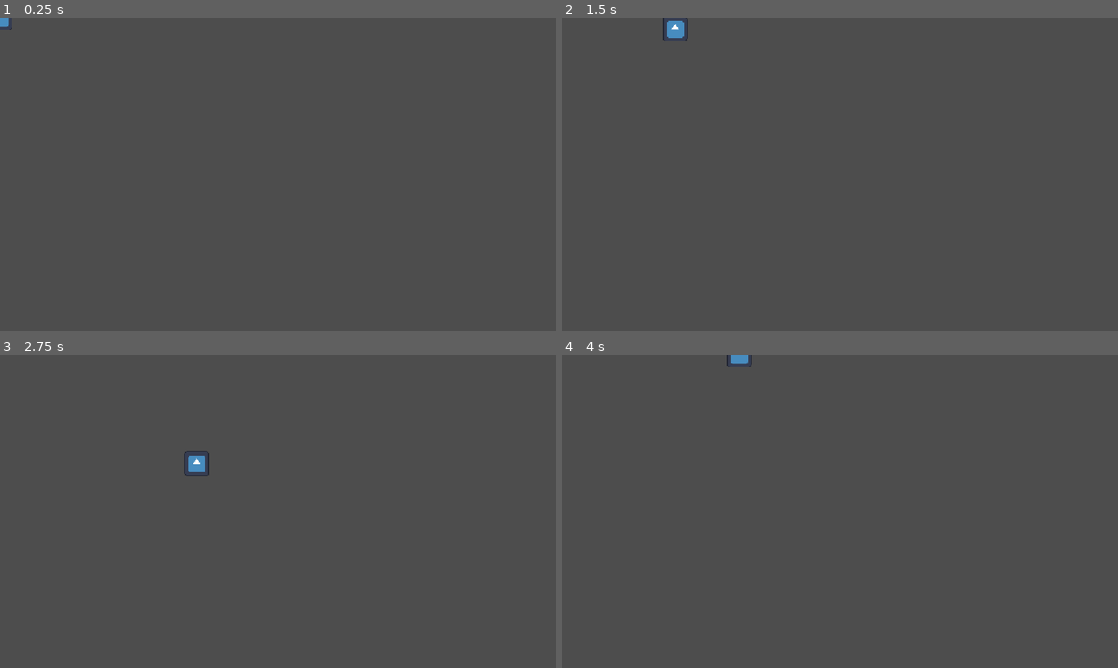
Above: before the commit, frames 1-4 (two rows, left to right).
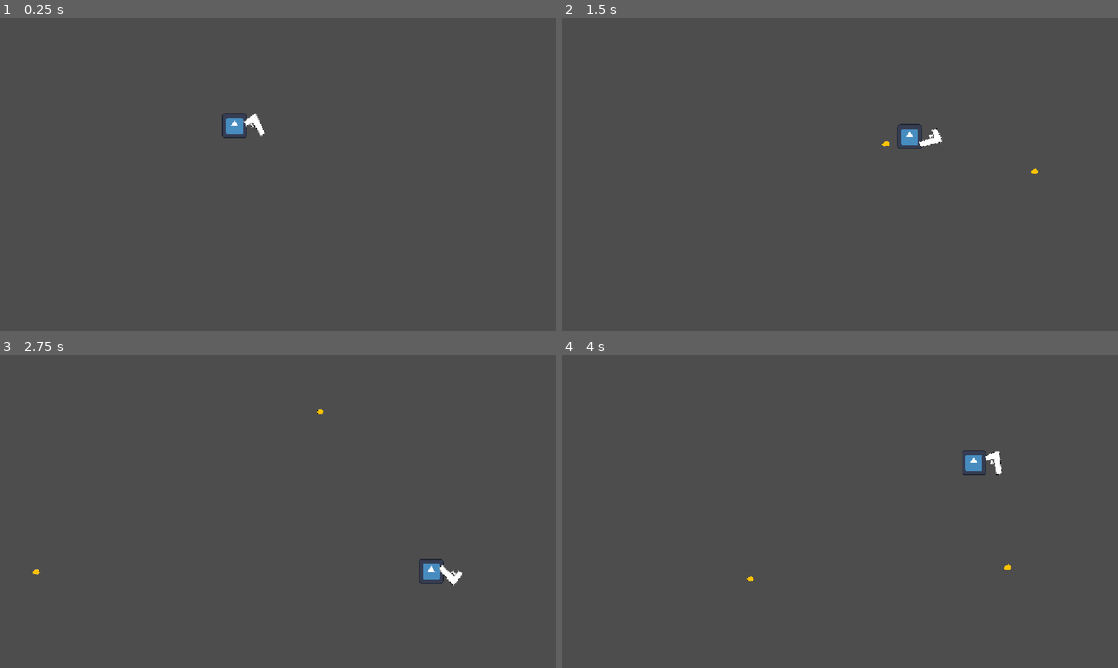
Above: after the commit, the same moments.

Repository: sinkinlimpson/IS-Project_Game-Development
Game: Godot game, scene res://testing_environment.tscn
Same seed, same stepped clock (60 frames per second), same inputs: the game is played once before the commit and once after it. Before the commit the project starts from res://player.tscn. The engine's default icon, where the game draws it, is replaced by a stand-in: a white triangle on a blue panel in a dark square.
Inputs (mouse positions are in pixels of both pictures, inside the frame that each line leads up to):
- Up to frame 1 (0.25 s): no input
- Up to frame 2 (1.5 s): tap Enter at 0.5 s; move the mouse to (962, 158) at 0.52 s; hold Right (ui_right) 0.53-1.28 s; click (962, 158) at 0.6 s; move the mouse to (728, 190) at 1.27 s; hold Down (ui_down) from 1.28 s (still down); click (728, 190) at 1.35 s
- Up to frame 3 (2.75 s): move the mouse to (333, 442) at 2.02 s; release Down (ui_down) at 2.03 s; hold Right (ui_right) from 2.03 s (still down); click (333, 442) at 2.1 s
- Up to frame 4 (4 s): move the mouse to (812, 574) at 2.77 s; release Right (ui_right) at 2.78 s; hold Up (ui_up) 2.78-3.53 s; click (812, 574) at 2.85 s; move the mouse to (1006, 558) at 3.52 s; hold Left (ui_left) from 3.53 s (still down); click (1006, 558) at 3.6 s

The runs differ from the first frame. In frame 1, 0.4% of the frame differs, in the area x 0-48%, y 0-39%; in frame 2, 0.6%; in frame 3, 0.6%, in the area x 5-84%, y 17-74%; in frame 4, 0.5%.

Commit message:
Added basic bullet and shooting functionality

Diff:
--- /dev/null
+++ b/bullet.gd
@@ -0,0 +1,7 @@
+extends Node2D
+
+@export var speed: float = 500.0
+@export var direction: Vector2 = Vector2.RIGHT
+
+func _process(delta):
+	position += direction * speed * delta
--- /dev/null
+++ b/bullet.tscn
@@ -0,0 +1,22 @@
+[gd_scene format=3 uid="uid://5ccb4yah6npn"]
+
+[ext_resource type="Texture2D" uid="uid://csbixjfsw8lom" path="res://bullet.png" id="1_v7oki"]
+[ext_resource type="Script" uid="uid://b3ukmdnkfvf2d" path="res://bullet.gd" id="1_v8qja"]
+
+[sub_resource type="CircleShape2D" id="CircleShape2D_ehluv"]
+radius = 7.071068
+
+[node name="Bullet" type="Node2D" unique_id=1441795833]
+script = ExtResource("1_v8qja")
+
+[node name="Area2D" type="Area2D" parent="." unique_id=432419406]
+
+[node name="Sprite2D" type="Sprite2D" parent="Area2D" unique_id=559522904]
+texture_filter = 1
+position = Vector2(0, -1)
+scale = Vector2(0.2, 0.2)
+texture = ExtResource("1_v7oki")
+
+[node name="CollisionShape2D" type="CollisionShape2D" parent="Area2D" unique_id=1377392727]
+position = Vector2(0, -1)
+shape = SubResource("CircleShape2D_ehluv")
--- a/project.godot
+++ b/project.godot
@@ -11,7 +11,7 @@
 [application]
 
 config/name="IS-project"
-run/main_scene="uid://u4pcbk50goal"
+run/main_scene="uid://0vitdr60kvl7"
 config/features=PackedStringArray("4.7", "GL Compatibility")
 config/icon="res://icon.svg"
 
@@ -19,6 +19,14 @@
 
 window/stretch/mode="canvas_items"
 window/stretch/aspect="expand"
+
+[input]
+
+mouse_click={
+"deadzone": 0.2,
+"events": [Object(InputEventMouseButton,"resource_local_to_scene":false,"resource_name":"","device":-1,"window_id":0,"alt_pressed":false,"shift_pressed":false,"ctrl_pressed":false,"meta_pressed":false,"button_mask":0,"position":Vector2(0, 0),"global_position":Vector2(0, 0),"factor":1.0,"button_index":1,"canceled":false,"pressed":false,"double_click":false,"script":null)
+]
+}
 
 [physics]
 
--- a/testing_environment.tscn
+++ b/testing_environment.tscn
@@ -1,8 +1,14 @@
 [gd_scene format=3 uid="uid://0vitdr60kvl7"]
 
+[ext_resource type="PackedScene" uid="uid://u4pcbk50goal" path="res://player.tscn" id="1_koh7o"]
 [ext_resource type="PackedScene" uid="uid://bum5l82p8f5b5" path="res://weapon.tscn" id="1_t5yg3"]
+[ext_resource type="PackedScene" uid="uid://5ccb4yah6npn" path="res://bullet.tscn" id="2_nd2q6"]
 
 [node name="Testing Environment" type="Node2D" unique_id=1154134679]
 
-[node name="Weapon" parent="." unique_id=1801577537 instance=ExtResource("1_t5yg3")]
-position = Vector2(572, 191)
+[node name="Player" parent="." unique_id=1478800990 instance=ExtResource("1_koh7o")]
+position = Vector2(486, 223)
+
+[node name="Weapon" parent="Player" unique_id=1801577537 instance=ExtResource("1_t5yg3")]
+position = Vector2(41, 2)
+bulletScene = ExtResource("2_nd2q6")
--- a/weapon.gd
+++ b/weapon.gd
@@ -1,8 +1,15 @@
 extends Node2D
 
-
-func _ready():
-	pass
+@export var bulletScene: PackedScene
 
 func _process(delta):
 	look_at(get_global_mouse_position())
+
+	if Input.is_action_just_pressed("mouse_click"):
+		shoot()
+
+func shoot():
+	var bullet = bulletScene.instantiate()
+	bullet.position = $Muzzle.global_position
+	bullet.direction = (get_global_mouse_position() - global_position).normalized()
+	get_tree().root.add_child(bullet)
--- a/weapon.tscn
+++ b/weapon.tscn
@@ -2,6 +2,9 @@
 
 [ext_resource type="Script" uid="uid://dklpj31jw6oj3" path="res://weapon.gd" id="1_o2wld"]
 [ext_resource type="Texture2D" uid="uid://waom7qpd25nh" path="res://weapon.png" id="1_swcir"]
+
+[sub_resource type="RectangleShape2D" id="RectangleShape2D_ehluv"]
+size = Vector2(8, 11)
 
 [node name="Weapon" type="Node2D" unique_id=1801577537]
 script = ExtResource("1_o2wld")
@@ -10,3 +13,9 @@
 texture_filter = 1
 scale = Vector2(0.5, 0.5)
 texture = ExtResource("1_swcir")
+
+[node name="Muzzle" type="Area2D" parent="." unique_id=627461745]
+position = Vector2(22, -8)
+
+[node name="CollisionShape2D" type="CollisionShape2D" parent="Muzzle" unique_id=1174558823]
+shape = SubResource("RectangleShape2D_ehluv")
Not shown, added: bullet.gd.uid
Binary file added: bullet.png
Not shown, added: bullet.png.import
